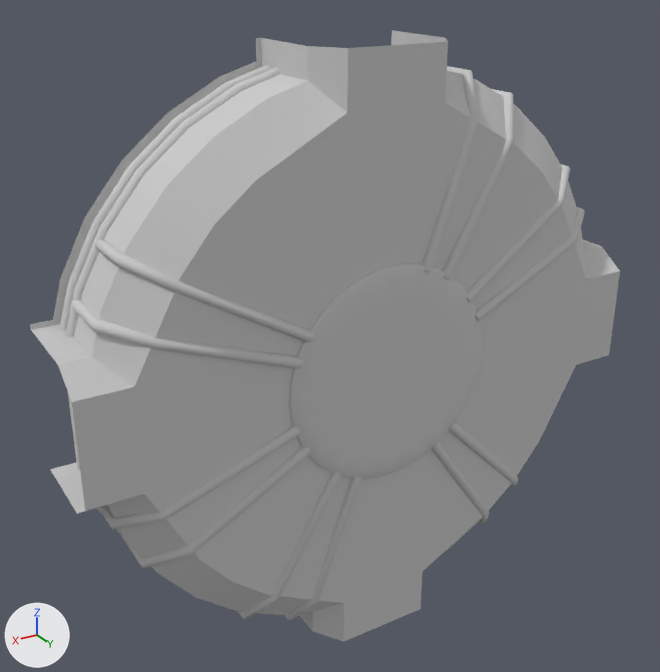
The FBX model Game/Assets/Art/FBX/CoreSection_12x12m.FBX as it was, and as the next commit left it.
The view is the same before and after, from a 50 mm camera at (44.08, 12.35, 9.54) aimed at (35.64, -1.72, 2.5). The lights are fixed; the arrows at lower left show +X, +Y and +Z. Where no turn or scale is listed for an object, it has been applied to the vertices. Vertices at the same position are counted once.
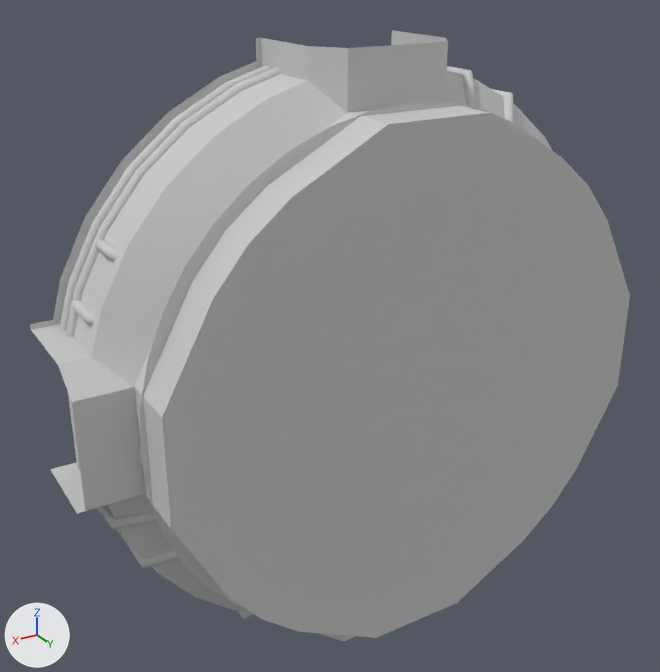
Changed parts and their boxes [x1, y1, x2, y2] in the pictures (660 x 672 px; the box of a moved part takes in the faces that stretch with it):
'Cylinder001', reshaped: before [30, 30, 620, 642]; after [30, 30, 630, 642]
'Line005', reshaped: before [60, 65, 585, 621]; after [60, 65, 514, 619]
part 1 of me_mesh_003, built on: before [134, 103, 576, 603]; after [134, 106, 630, 638]
part 2 of me_mesh_004, moved or reshaped: before [71, 240, 314, 369]; after [71, 240, 118, 325]
part 3 of me_mesh_004, moved or reshaped (not visible afterwards): before [466, 164, 585, 320]
part 4 of me_mesh, built on: before [293, 296, 479, 478]; after [140, 103, 546, 607]

The change, as a list of edits to the scene's bpy script:
```text
Change me_mesh_003:
    used by ob_cylinder001; location = (35.0, -0.55, 2.0)
    remove me_mesh_003.from_pydata(...)  # 153 vertices, 244 faces; spans x -6.0..6.0, y -2.27..0.0, z -6.0..6.0
    add me_mesh_003.from_pydata(...)  # 181 vertices, 300 faces; spans x -6.0..6.0, y -2.27..1.2, z -6.0..6.0
    me_mesh_003 part 1
    1 vertex is removed from x 0.0, y 0.0, z 0.0
    28 faces are deleted
    1 vertex is added at (0.0, 1.2, 0.0)
    28 new vertices lie (0.0, 1.2, 0.0) away from vertices in x -4.99..4.99, y 0.0, z -4.99..4.99
    84 new faces join them
Change me_mesh_004:
    where me_mesh_004.from_pydata(...)  # 1680 vertices, 1584 faces; spans x -5.56..5.56, y -1.66..0.62, z -5.56..5.56
    used by ob_line005; location = (35.0, -1.04, 2.0)
    me_mesh_004 part 2: all 48 vertices in x 4.11..5.42, y -0.16..0.54, z 1.57..3.06 are moved by (0.0, -0.35, 0.0)
    me_mesh_004 part 3: all 48 vertices in x -5.3..-3.94, y -0.16..0.54, z 1.85..3.35 are moved by (0.0, -0.39, 0.0)
Change me_mesh:
    used by ob_cylinder002; location = (35.0, -0.47, 2.0)
    remove me_mesh.from_pydata(...)  # 1002 vertices, 1000 faces; spans x -2.2..2.2, y -1.26..0.0, z -2.2..2.2
    add me_mesh.from_pydata(...)  # 1401 vertices, 1380 faces; spans x -5.12..5.12, y -1.26..1.02, z -5.12..5.12
    me_mesh part 4: 100 vertices moved from x -2.19..2.19, y -0.03..0.0, z -2.19..2.19 to x -2.19..2.19, y 0.33..0.55, z -2.19..2.19; 21 vertices removed from x -1.88..1.88, y 0.0, z -1.88..1.88; 420 vertices added at x -5.12..5.12, y 0.31..1.02, z -5.12..5.12
```
